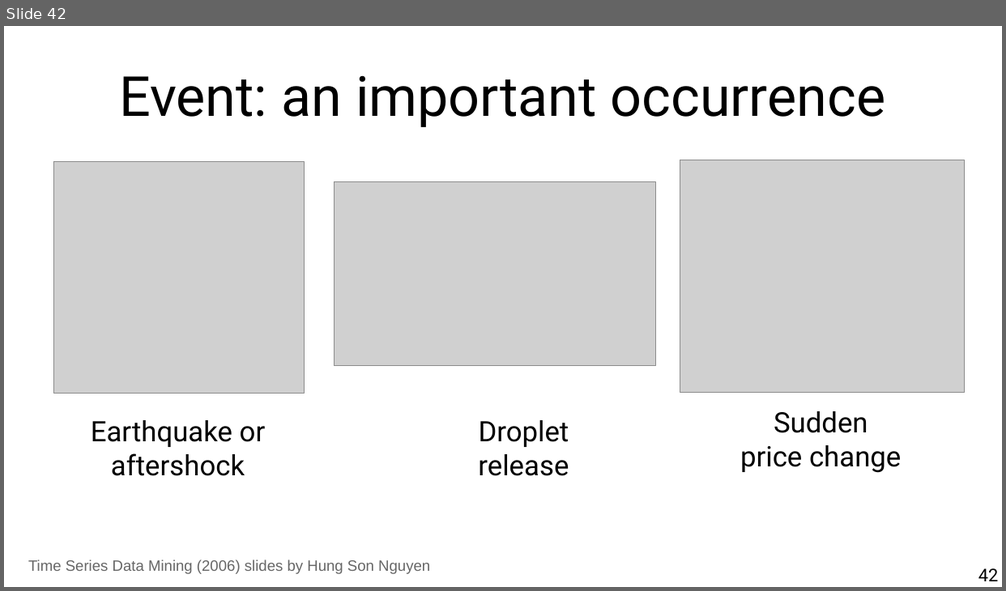
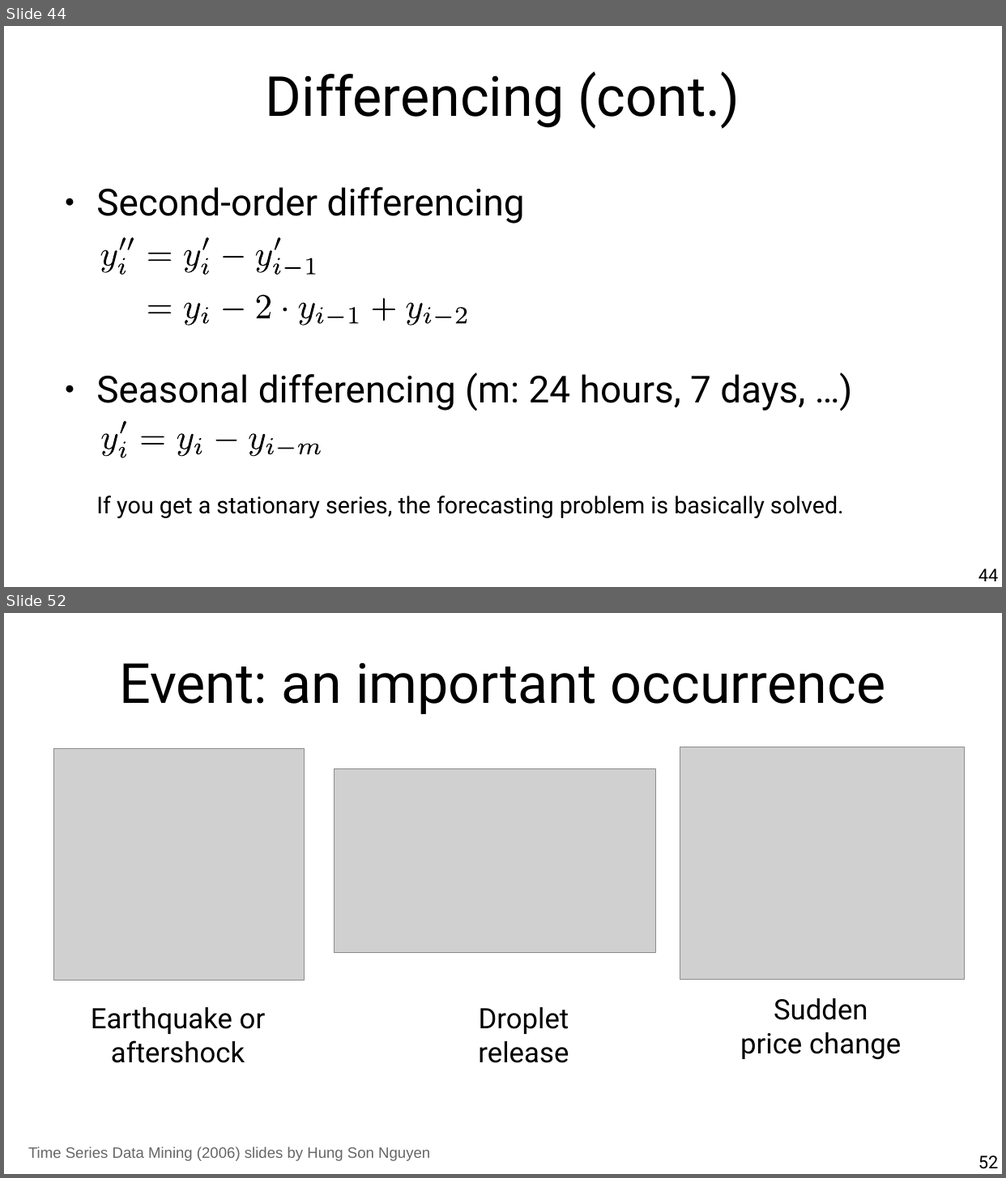
Before and after one commit to chatox/data-mining-course, a slide deck: theory/tt11_time_series.odp. Shown one above the other, each under a label of ours: slide 42 before the commit, slides 44 and 52 after it; the slides between them are not shown. The pictures are 1006x591 and 1006x1178 pixels, drawn with LibreOffice and Linux fonts; fonts in the diff are those of the drawing; grey boxes stand for pictures. Boxes give left, top, right and bottom in pixels: in the first picture for what was removed or moved away, otherwise in the second. Text is boxed around its words. In the diff, an @@ line names an element or a change of style, - is before the commit and + after.

```diff
--- a/theory/tt11_time_series.odp
+++ b/theory/tt11_time_series.odp
@@ slide 44 added at <box>4,26,1002,587</box>, background #FFFFFF @@
@@ title added at <box>266,71,740,129</box>, 44 pt, text #000000 @@
+Differencing (cont.)
@@ text added at <box>96,187,844,518</box>, 18.5 pt, text #000000 @@
+● Second-order differencing
+● Seasonal differencing (m: 24 hours, 7 days, …)
+If you get a stationary series, the forecasting problem is basically solved.
@@ group added at <box>101,238,467,326</box>: 29 freeform shapes @@
@@ group added at <box>101,420,322,458</box>: 12 freeform shapes @@
@@ page number added at <box>978,569,998,582</box>, 14 pt, text #000000 @@
+44
@@ what was slide 42 is now slide 52 @@
@@ page number at <box>978,1156,998,1169</box>: text changed @@
-42
+52
```
Also in this commit, not shown: 6 slides changed, 18 other slides added, 3 slides removed.
